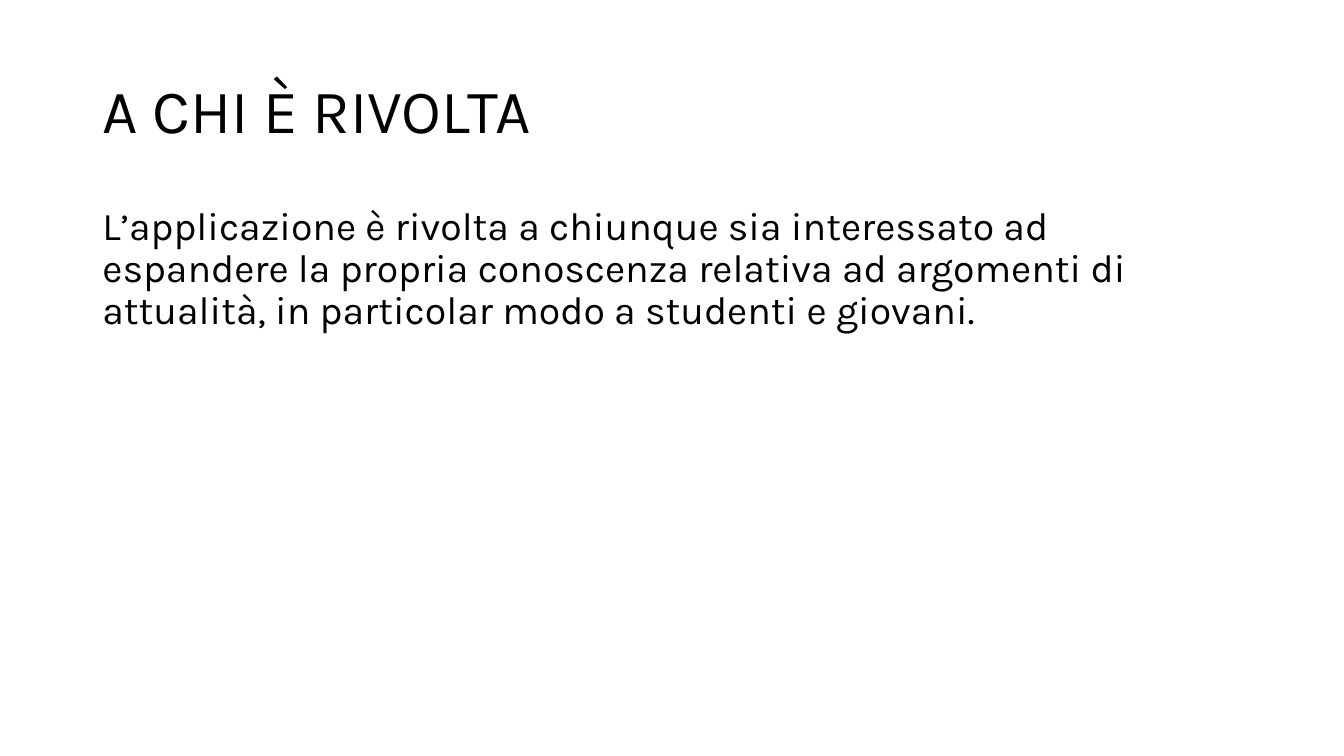
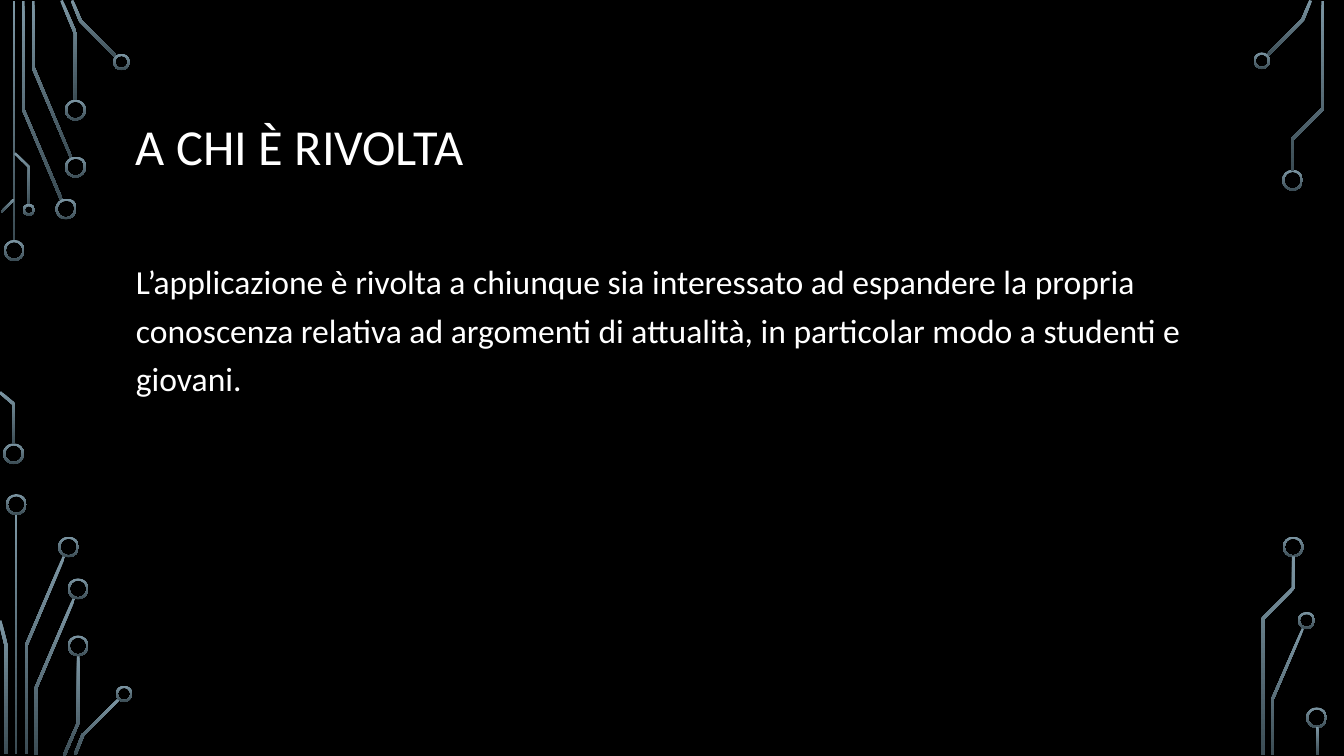
Before and after one commit to carraraFederico/TEDxLearn_ProgettoCloudMobile_2024, a slide deck: slide 4 of TEDxLearn.pptx. Drawn at 1344x756 pixels with LibreOffice and Linux fonts; fonts in the diff are those of the drawing; background and template pictures are left out. Boxes give left, top, right and bottom in pixels: in the first picture for what was removed or moved away, otherwise in the second. Text is boxed around its words. In the diff, an @@ line names an element or a change of style, - is before the commit and + after.

```diff
--- a/TEDxLearn.pptx
+++ b/TEDxLearn.pptx
@@ background #FFFFFF to picture (left out) @@
@@ title "A CHI È RIVOLTA": place and size @@
-title "A CHI È RIVOLTA" at box(102, 78, 530, 134)
+title "A CHI È RIVOLTA" at box(136, 124, 463, 166)
@@ title "A CHI È RIVOLTA" at box(136, 124, 463, 166): size 44 to 36 pt, font Karla to Calibri, text colour #000000 to #FFFFFF @@
@@ text "L’applicazione è rivolta a chiunque ...": place and size @@
-text "L’applicazione è rivolta a chiunque ..." at box(102, 210, 1126, 334)
+text "L’applicazione è rivolta a chiunque ..." at box(136, 270, 1180, 397)
@@ text "L’applicazione è rivolta a chiunque ..." at box(136, 270, 1180, 397): size 28 to 24 pt, font Karla to Calibri, text colour #000000 to #FFFFFF; line spacing 0.9 to 1.2 @@
@@ group added at box(0, 0, 1328, 756): 33 freeform shapes, 3 rectangles @@
```
Also in this commit, not shown: 5 other slides changed.
